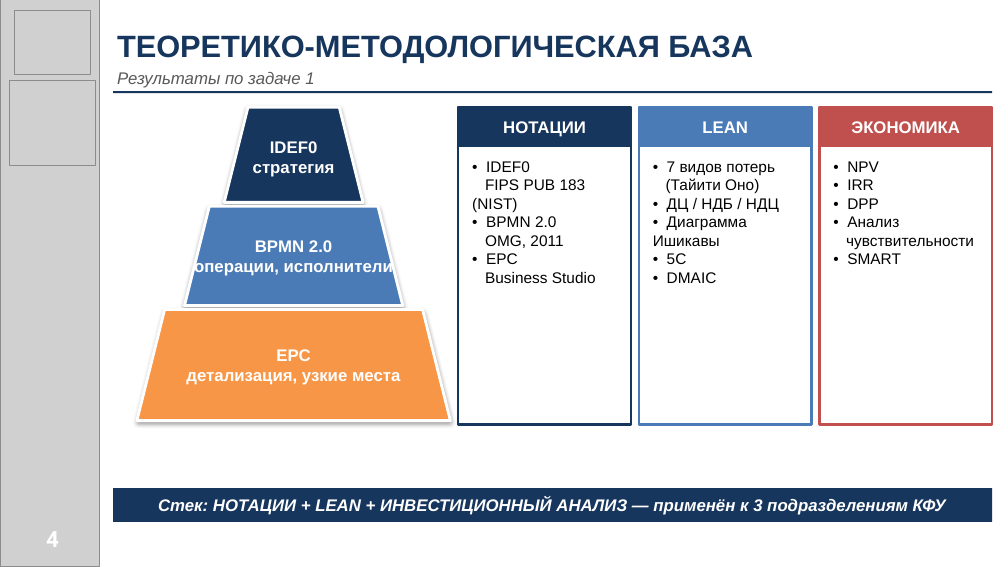
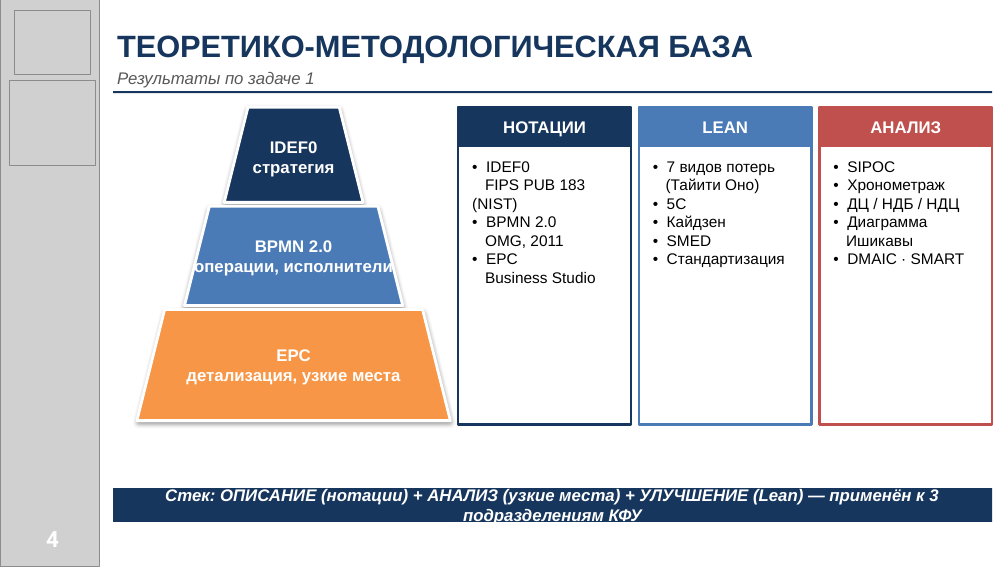
Before and after one commit to deraszduz-star/VKR, a slide deck: slide 4 of VKR_presentation.pptx. Drawn at 1008x567 pixels with LibreOffice and Linux fonts; fonts in the diff are those of the drawing; grey boxes stand for pictures. Boxes give left, top, right and bottom in pixels: in the first picture for what was removed or moved away, otherwise in the second. Text is boxed around its words. In the diff, an @@ line names an element or a change of style, - is before the commit and + after.

Commit message:
Slide 4: replace ЭКОНОМИКА block with АНАЛИЗ to avoid duplication with slide 8

```diff
--- a/VKR_presentation.pptx
+++ b/VKR_presentation.pptx
@@ text at [870,121,941,133]: text changed @@
-ЭКОНОМИКА
+АНАЛИЗ
@@ text at [846,161,965,264]: text changed @@
-• NPV
-• IRR
-• DPP
-• Анализ
-чувствительности
-• SMART
+• SIPOC
+• Хронометраж
+• ДЦ / НДБ / НДЦ
+• Диаграмма
+Ишикавы
+• DMAIC · SMART
@@ text at [653,198,779,246]: paragraphs removed @@
-• ДЦ / НДБ / НДЦ
-• Диаграмма Ишикавы
@@ text at [667,215,785,267]: text changed @@
-• DMAIC
+• Кайдзен
+• SMED
+• Стандартизация
@@ text at [165,487,938,526]: text changed @@
-Стек: НОТАЦИИ + LEAN + ИНВЕСТИЦИОННЫЙ АНАЛИЗ — применён к 3 подразделениям КФУ
+Стек: ОПИСАНИЕ (нотации) + АНАЛИЗ (узкие места) + УЛУЧШЕНИЕ (Lean) — применён к 3 подразделениям КФУ
```
Also in this commit, not shown: 1 other file.
